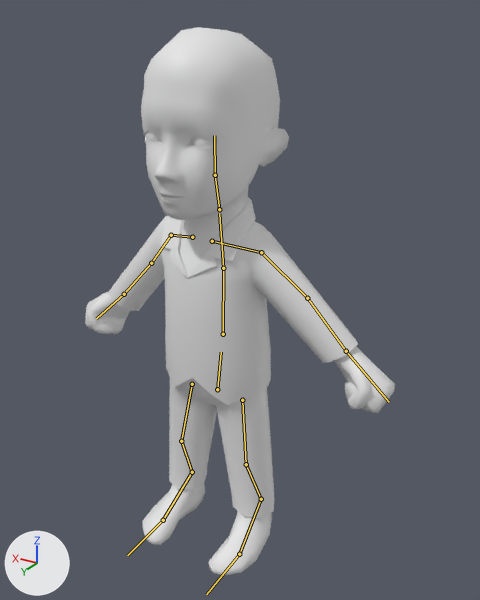
Two versions of the FBX model LucidDreamer/Assets/Resources/Alex/Alex.fbx, one commit apart.
Rendered twice from a 50 mm camera at (-1.07, 1.619, 1.721) aimed at (-0.038, -0.099, 0.861). Lighting does not change. The marker at lower left points along +X, +Y and +Z. The bones that bend it are drawn over the model as lines.

Names of what the first picture shows: 'Alex'.
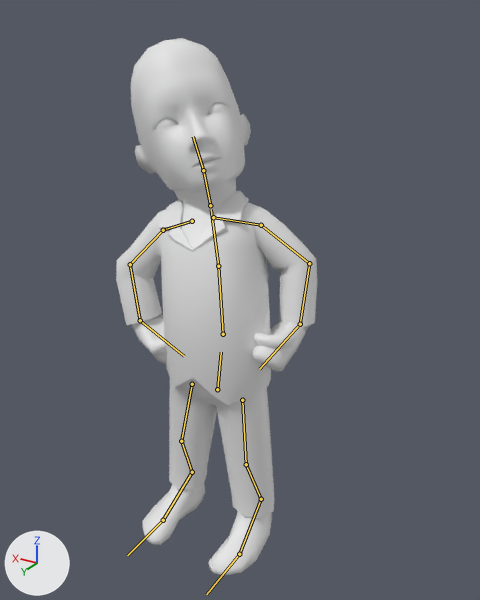
The newer file adds an action. The first version stands in its rest pose; the second is drawn at frame 25 of the action 'Armature|HeroPose'.

Changed parts and their boxes (x1, y1, x2, y2) in the pictures (480 x 600 px):
'Alex', posed (35% narrower): before (85, 27, 395, 576); after (116, 38, 317, 576)
bone 'Armature|spine.000', root to tip: before (223, 334) to (223, 268); after (223, 334) to (218, 266)
bone 'Armature|spine.001', root to tip: before (223, 268) to (219, 213); after (218, 266) to (211, 209)
bone 'Armature|neck', root to tip: before (219, 209) to (215, 175); after (210, 205) to (203, 170)
bone 'Armature|head', root to tip: before (215, 175) to (214, 135); after (203, 170) to (193, 136)
bone 'Armature|shoulder.R', root to tip: before (192, 237) to (171, 235); after (192, 221) to (163, 230)
bone 'Armature|arm.R', root to tip: before (171, 235) to (151, 263); after (163, 230) to (130, 264)
bone 'Armature|forearm.R', root to tip: before (151, 263) to (124, 294); after (130, 264) to (140, 320)
bone 'Armature|wrist.R', root to tip: before (124, 294) to (96, 318); after (140, 320) to (184, 356)
bone 'Armature|arm.L', root to tip: before (261, 252) to (307, 298); after (261, 225) to (309, 263)
bone 'Armature|forearm.L', root to tip: before (307, 298) to (346, 351); after (309, 263) to (300, 324)
bone 'Armature|wrist.L', root to tip: before (346, 351) to (389, 402); after (300, 324) to (259, 369)

Edits to the bpy script that builds the scene:
```text
Change bone_armature_spine_000:
    where bone_armature_spine_000 = bpy.data.objects['Armature'].pose.bones['Armature|spine.000']  # child of 'Armature|hips'
    bone_armature_spine_000.rotation_quaternion: (1.0, 0.0, 0.0, 0.0) -> (0.994, 0.041, 0.081, -0.064)  # degrees (0, 0, 0) -> degrees (4, 10, -7)
Change bone_armature_spine_001:
    where bone_armature_spine_001 = bpy.data.objects['Armature'].pose.bones['Armature|spine.001']  # child of 'Armature|spine.000'
    bone_armature_spine_001.rotation_quaternion: (1.0, 0.0, 0.0, 0.0) -> (0.977, 0.185, 0.079, -0.071)  # degrees (0, 0, 0) -> degrees (21, 10, -6)
Change bone_armature_neck:
    where bone_armature_neck = bpy.data.objects['Armature'].pose.bones['Armature|neck']  # child of 'Armature|spine.001'
    bone_armature_neck.rotation_quaternion: (1.0, 0.0, 0.0, 0.0) -> (0.999, -0.031, 0.0, -0.007)  # degrees (0, 0, 0) -> degrees (-4, 0, -1)
Change bone_armature_head:
    where bone_armature_head = bpy.data.objects['Armature'].pose.bones['Armature|head']  # child of 'Armature|neck'
    bone_armature_head.rotation_quaternion: (1.0, 0.0, 0.0, 0.0) -> (0.982, -0.065, 0.159, -0.081)  # degrees (0, 0, 0) -> degrees (-9, 18, -11)
Change bone_armature_shoulder_r:
    where bone_armature_shoulder_r = bpy.data.objects['Armature'].pose.bones['Armature|shoulder.R']  # child of 'Armature|spine.001'
    bone_armature_shoulder_r.rotation_quaternion: (1.0, 0.0, 0.0, 0.0) -> (0.99, 0.117, 0.028, -0.074)  # degrees (0, 0, 0) -> degrees (13, 4, -8)
Change bone_armature_arm_r:
    where bone_armature_arm_r = bpy.data.objects['Armature'].pose.bones['Armature|arm.R']  # child of 'Armature|shoulder.R'
    bone_armature_arm_r.rotation_quaternion: (1.0, 0.0, 0.0, 0.0) -> (0.911, 0.026, -0.41, -0.035)  # degrees (0, 0, 0) -> degrees (7, -48, -7)
Change bone_armature_forearm_r:
    where bone_armature_forearm_r = bpy.data.objects['Armature'].pose.bones['Armature|forearm.R']  # child of 'Armature|arm.R'
    bone_armature_forearm_r.rotation_quaternion: (1.0, 0.0, 0.0, 0.0) -> (0.885, -0.358, 0.216, 0.205)  # degrees (0, 0, 0) -> degrees (-40, 32, 14)
Change bone_armature_wrist_r:
    where bone_armature_wrist_r = bpy.data.objects['Armature'].pose.bones['Armature|wrist.R']  # child of 'Armature|forearm.R'
    bone_armature_wrist_r.rotation_quaternion: (1.0, 0.0, 0.0, 0.0) -> (0.911, -0.411, 0.041, -0.003)  # degrees (0, 0, 0) -> degrees (-49, 4, -2)
Change bone_armature_arm_l:
    where bone_armature_arm_l = bpy.data.objects['Armature'].pose.bones['Armature|arm.L']  # child of 'Armature|shoulder.L'
    bone_armature_arm_l.rotation_quaternion: (1.0, 0.0, 0.0, 0.0) -> (0.777, -0.041, 0.625, 0.053)  # degrees (0, 0, 0) -> degrees (1, 78, 8)
Change bone_armature_forearm_l:
    where bone_armature_forearm_l = bpy.data.objects['Armature'].pose.bones['Armature|forearm.L']  # child of 'Armature|arm.L'
    bone_armature_forearm_l.rotation_quaternion: (1.0, 0.0, 0.0, 0.0) -> (0.926, -0.064, 0.021, -0.373)  # degrees (0, 0, 0) -> degrees (-8, 0, -44)
Change bone_armature_wrist_l:
    where bone_armature_wrist_l = bpy.data.objects['Armature'].pose.bones['Armature|wrist.L']  # child of 'Armature|forearm.L'
    bone_armature_wrist_l.rotation_quaternion: (1.0, 0.0, 0.0, 0.0) -> (0.835, -0.092, -0.436, -0.324)  # degrees (0, 0, 0) -> degrees (12, -52, -48)
```
